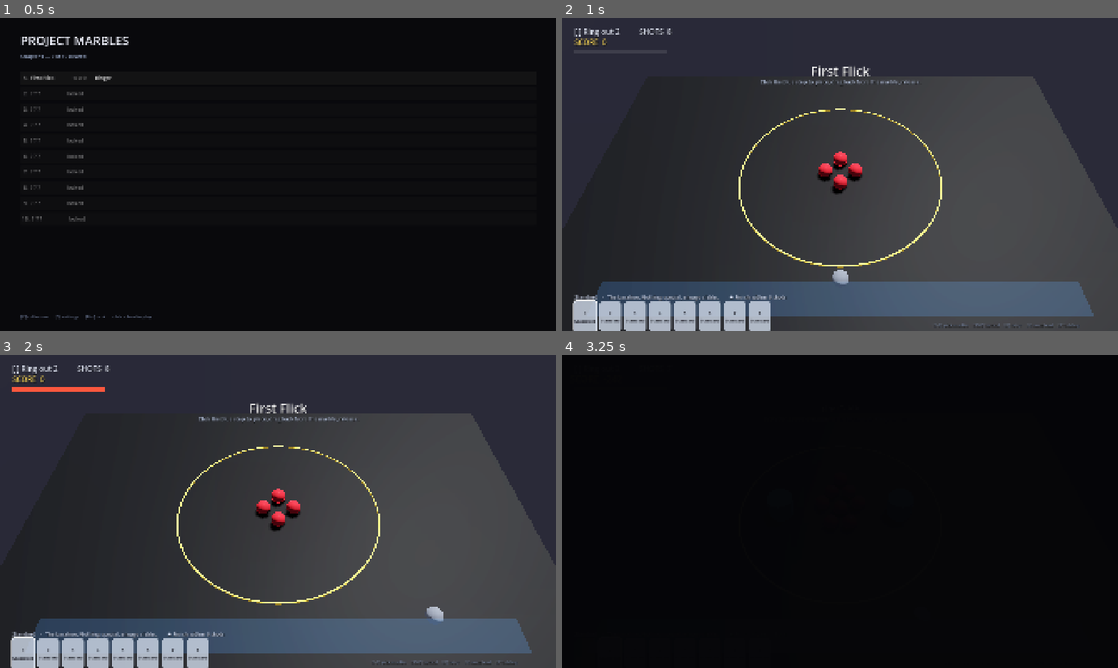
Above: before the commit, frames 1-4 (two rows, left to right).
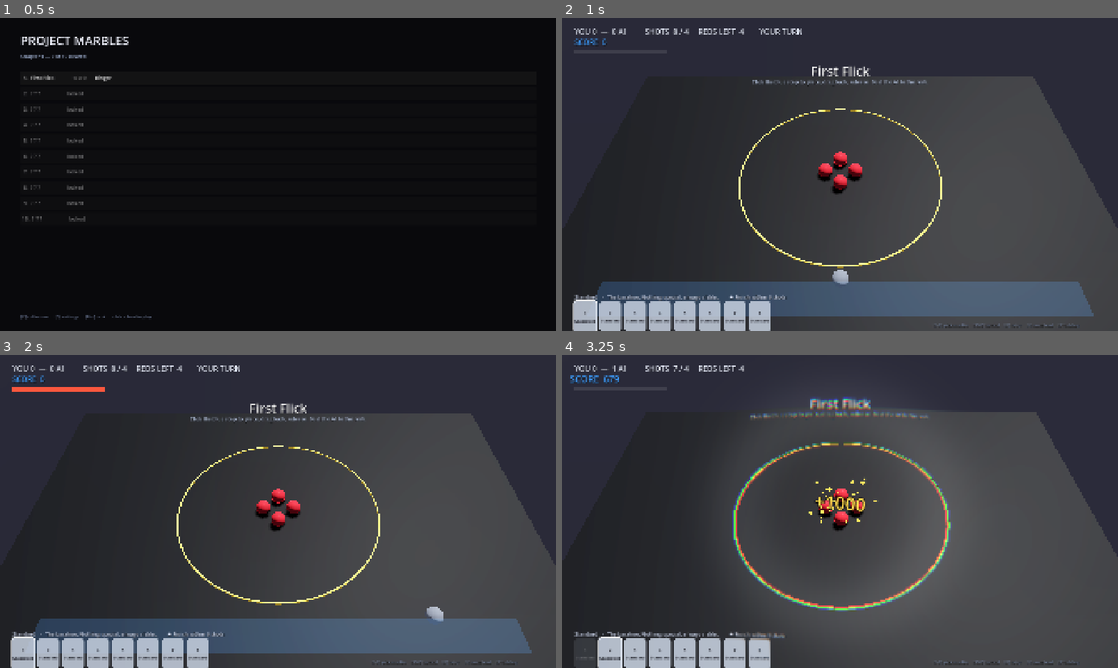
Above: after the commit, the same moments.

Repository: rookph-sys/Project_M
Game: Godot game, scene res://main.tscn
The game is run twice, just before and just after one commit, with the same random seed, the same clock (stepped at 60 frames per second) and the same inputs.
Inputs (mouse positions are in pixels of both pictures, inside the frame that each line leads up to):
- Up to frame 1 (0.5 s): no input
- Up to frame 2 (1 s): click "1. First Flick ☆☆☆ Ringer" at 0.5 s
- Up to frame 3 (2 s): tap Enter (confirm) at 1.25 s; move the mouse to (400, 495) at 1.27 s; hold N (next_level) from 1.28 s (still down); click (400, 495) at 1.42 s; tap P (prev_level) at 1.55 s
- Up to frame 4 (3.25 s): release N (next_level) at 2 s; drag from (728, 527) to (812, 574) at 2.02 s; move the mouse to (895, 442) at 2.77 s; hold C (collection) from 2.78 s (still down); click (895, 442) at 2.92 s; tap P (prev_level) at 3.05 s

Frame 1 is identical in both runs. In frame 2, 0.7% of the frame differs, in the area x 2-66%, y 3-22%; in frame 3, 0.7%; in frame 4, 100%, in the area x 0-100%, y 0-100%.

Commit message:
feat: an AI opponent in every level, and faster scoring feedback
Having an opponent is now a property of the level rather than the mode:
is_versus comes from the presence of ai_level, so Holes levels and
Trials can be contested too. Every primary objective becomes win_match;
the Trial 'additional' requirements stay, so unlocking Precision still
means actually landing a shot with it, now while also beating the AI.

The AI won both tutorial levels in testing, and a tutorial you lose is
not a tutorial, so the early opponent is handicapped by bag size: four
marbles against your eight on level 1, six on level 2, seven on level 3.
Difficulty steps up to Normal from level 6.

Scoring also arrived far too late. The cascade only started once the
whole board had stopped, so a marble could leave the ring and its points
not appear for seconds while something else trundled to a halt. It now
starts on the first scoring event and the shot ends when both the board
and the chain have finished. Beats shortened throughout.

Co-Authored-By: Claude Opus 5 <noreply@anthropic.com>

Diff:
--- a/scripts/game.gd
+++ b/scripts/game.gd
@@ -363,8 +363,10 @@
 		bag_used.append(false)
 	selected = 0
 
-	is_versus = level["mode"] == "duel"
-	has_ring = level["mode"] == "ringer" or level["mode"] == "duel"
+	# An opponent is a property of the level, not of the mode: a Holes level or
+	# a Trial can be contested too.
+	is_versus = level.has("ai_level")
+	has_ring = level["mode"] == "ringer"
 	match_points = [0, 0]
 	turn_actor = ACTOR_PLAYER
 	ai_bag.clear()
@@ -771,12 +773,11 @@
 
 	if moving == 0:
 		_stable_time += delta
-		if _stable_time >= RESOLVE_STABLE and not _cascade_running:
-			# Play the scoring chain out before deciding anything.
-			if _pending_pops.is_empty():
-				_end_shot()
-			else:
-				_run_cascade(_end_shot)
+		# The shot is over once the board has settled AND the scoring chain has
+		# finished playing out.
+		if _stable_time >= RESOLVE_STABLE and not _cascade_running \
+				and _pending_pops.is_empty():
+			_end_shot()
 	else:
 		_stable_time = 0.0
 
@@ -817,9 +818,16 @@
 				m.mark_captured("sunk")
 				_audio.sink()
 				if m.is_target and level["mode"] == "holes":
-					match_stats["sinks"] += 1
+					if is_versus:
+						match_points[turn_actor] += 1
+					if turn_actor == ACTOR_PLAYER:
+						match_stats["sinks"] += 1
 					_shot_ctx["sinks"] = _shot_ctx.get("sinks", 0) + 1
-					_pop(p, 1000, Color(0.5, 0.85, 1.0))
+					if is_versus and turn_actor != ACTOR_PLAYER:
+						_juice.popup(p, "AI +1", HALO_AI, 0)
+						_audio.score_event(0.7)
+					else:
+						_pop(p, 1000, Color(0.5, 0.85, 1.0))
 				elif not m.is_target:
 					score -= 250     # §40
 					match_stats["marbles_lost"] += 1
@@ -1540,17 +1548,23 @@
 ## you watch — it is most of what makes Balatro's scoring feel the way it does.
 func _score_feedback(at: Vector3, points: int, color: Color) -> void:
 	_pending_pops.append({"at": at, "points": points, "color": color})
-
-
-const CASCADE_GAP := 0.26          # seconds between links in a chain
-const CASCADE_FIRST := 0.10        # a shorter beat before the first
+	# Start draining straight away rather than waiting for the whole board to
+	# come to rest. Waiting made the chain read as a sequence, but it also meant
+	# a marble could leave the ring and the points not arrive for seconds while
+	# something else trundled to a halt.
+	if not _cascade_running:
+		_run_cascade()
+
+
+const CASCADE_GAP := 0.15          # seconds between links in a chain
+const CASCADE_FIRST := 0.02        # the first one lands almost immediately
 
 var _pending_pops: Array = []
 var _cascade_running := false
 
 
 ## Plays the queue out, then hands back to whoever asked.
-func _run_cascade(done: Callable) -> void:
+func _run_cascade(done: Callable = Callable()) -> void:
 	_cascade_running = true
 	var first := true
 	while not _pending_pops.is_empty():
@@ -1563,9 +1577,9 @@
 			return
 		_show_pop(_pending_pops.pop_front())
 	# A last beat so the final number is read before the banner lands on it.
-	await get_tree().create_timer(0.30, true, false, true).timeout
+	await get_tree().create_timer(0.14, true, false, true).timeout
 	_cascade_running = false
-	if is_inside_tree():
+	if is_inside_tree() and done.is_valid():
 		done.call()
 
 
@@ -1589,7 +1603,7 @@
 	_juice.popup(at, text, color, _combo_in_shot - 1)
 	_juice.combo(_combo_in_shot)
 	_juice.flash(color, 0.05 + _combo_in_shot * 0.02)
-	_juice.hit_stop(HIT_STOP_LIGHT + _combo_in_shot * 0.012)
+	_juice.hit_stop(0.02 + _combo_in_shot * 0.008)
 	_cam_shake = maxf(_cam_shake, 0.8 + _combo_in_shot * 0.25)
 	_cam_zoom = maxf(_cam_zoom, 0.3)
 	# Each link rings a step higher — the escalation is the reward.
--- a/scripts/levels.gd
+++ b/scripts/levels.gd
@@ -18,14 +18,18 @@
 	"bag": ["standard", "standard", "standard", "standard",
 			"standard", "standard", "standard", "standard"],
 	"available": ["standard"],
+	# Four marbles against your eight. The opponent is present from the first
+	# level, but a tutorial you lose is not a tutorial.
+	"ai_bag": ["standard", "standard", "standard", "standard"],
+	"ai_level": MarbleAI.Level.EASY,
 	"targets": [Vector2(-0.22, 0.00), Vector2(0.22, 0.00),
 				Vector2(0.00, 0.22), Vector2(0.00, -0.22)],
 	"holes": [], "bumpers": [],
 	"shots": 8,
-	"primary": [{"type": "ring_out", "count": 2}],
+	"primary": [{"type": "win_match"}],
 	"secondary": [{"type": "within_shots", "count": 6}],
 	"reward": {"deck_builder": true},
-	"hint": "Click the blue strip to place, drag back from the marble, release.",
+	"hint": "Click the blue strip to place, drag back, release. Beat the AI to the reds.",
 },
 {
 	"name": "Break the Cluster",
@@ -33,14 +37,17 @@
 	"bag": ["standard", "standard", "standard", "standard",
 			"standard", "standard", "standard", "standard"],
 	"available": ["standard"],
+	"ai_bag": ["standard", "standard", "standard", "standard",
+			   "standard", "standard"],
+	"ai_level": MarbleAI.Level.EASY,
 	"targets": [Vector2(-0.32, 0.00), Vector2(0.32, 0.00),
 				Vector2(-0.16, 0.28), Vector2(0.16, 0.28),
 				Vector2(-0.16, -0.28), Vector2(0.16, -0.28)],
 	"holes": [], "bumpers": [],
 	"shots": 8,
-	"primary": [{"type": "ring_out", "count": 4}],
+	"primary": [{"type": "win_match"}],
 	"secondary": [{"type": "multi_hit", "count": 1}],
-	"hint": "Six reds, four to clear. Hit the cluster off-centre to spread it.",
+	"hint": "Six reds and an opponent. Hit the cluster off-centre to spread it.",
 },
 {
 	"name": "Precision Trial",
@@ -49,12 +56,15 @@
 			"standard", "standard", "standard", "standard"],
 	"loaned": ["precision"],
 	"available": ["standard", "precision"],
+	"ai_bag": ["standard", "standard", "standard", "standard",
+			   "standard", "standard", "standard"],
+	"ai_level": MarbleAI.Level.EASY,
 	"targets": [Vector2(-0.40, 0.10), Vector2(-0.15, 0.10),
 				Vector2(0.10, 0.10), Vector2(0.35, 0.10),
 				Vector2(0.00, 0.40)],
 	"holes": [], "bumpers": [],
 	"shots": 7,
-	"primary": [{"type": "ring_out", "count": 3}],
+	"primary": [{"type": "win_match"}],
 	"additional": [{"type": "marble_hits_target", "marble": "precision", "count": 1}],
 	"secondary": [{"type": "within_shots", "count": 5}],
 	"reward": {"unlock": "precision"},
@@ -66,13 +76,16 @@
 	"bag": ["standard", "standard", "standard", "standard",
 			"standard", "standard", "precision", "precision"],
 	"available": ["standard", "precision"],
+	"ai_bag": ["standard", "standard", "standard", "standard",
+			   "standard", "standard", "precision", "standard"],
+	"ai_level": MarbleAI.Level.EASY,
 	"targets": [Vector2(-0.65, 0.20), Vector2(0.65, 0.20), Vector2(0.00, -0.45)],
 	"holes": [Vector2(0.00, 0.70)],
 	"bumpers": [],
 	"shots": 8,
-	"primary": [{"type": "sink", "count": 2}],
+	"primary": [{"type": "win_match"}],
 	"secondary": [{"type": "no_marble_lost"}],
-	"hint": "Sink two reds. Your own marble down the hole costs you 250.",
+	"hint": "Race the AI to the hole. Your own marble down it costs you 250.",
 },
 {
 	"name": "Heavy Trial",
@@ -81,13 +94,16 @@
 			"standard", "standard", "standard", "standard"],
 	"loaned": ["heavy"],
 	"available": ["standard", "precision", "heavy"],
+	"ai_bag": ["standard", "standard", "standard", "standard",
+			   "standard", "standard", "precision", "standard"],
+	"ai_level": MarbleAI.Level.EASY,
 	"targets": [Vector2(0.00, 0.00),
 				Vector2(0.27, 0.00), Vector2(-0.27, 0.00),
 				Vector2(0.14, 0.23), Vector2(-0.14, 0.23),
 				Vector2(0.14, -0.23), Vector2(-0.14, -0.23)],
 	"holes": [], "bumpers": [],
 	"shots": 7,
-	"primary": [{"type": "ring_out", "count": 5}],
+	"primary": [{"type": "win_match"}],
 	"additional": [{"type": "marble_rings_out", "marble": "heavy", "count": 1}],
 	"secondary": [{"type": "within_shots", "count": 5}],
 	"reward": {"unlock": "heavy"},
@@ -100,12 +116,15 @@
 			"standard", "standard", "precision", "heavy"],
 	"loaned": ["rubber"],
 	"available": ["standard", "precision", "heavy", "rubber"],
+	"ai_bag": ["standard", "standard", "standard", "standard",
+			   "standard", "precision", "heavy", "standard"],
+	"ai_level": MarbleAI.Level.NORMAL,
 	"targets": [Vector2(-0.50, 0.55), Vector2(0.00, 0.60),
 				Vector2(0.50, 0.55), Vector2(0.00, 0.90)],
 	"holes": [],
 	"bumpers": [Vector2(-0.62, -0.10), Vector2(0.62, -0.10)],
 	"shots": 7,
-	"primary": [{"type": "ring_out", "count": 3}],
+	"primary": [{"type": "win_match"}],
 	"additional": [{"type": "marble_bank_shot", "marble": "rubber", "count": 1}],
 	"secondary": [{"type": "multi_hit", "count": 1}],
 	"reward": {"unlock": "rubber"},
@@ -118,12 +137,15 @@
 			"standard", "precision", "heavy", "rubber"],
 	"loaned": ["magnet"],
 	"available": ["standard", "precision", "heavy", "rubber", "magnet"],
+	"ai_bag": ["standard", "standard", "standard", "standard",
+			   "precision", "heavy", "rubber", "standard"],
+	"ai_level": MarbleAI.Level.NORMAL,
 	"targets": [Vector2(-0.42, 0.35), Vector2(0.42, 0.35),
 				Vector2(0.00, 0.78), Vector2(0.00, -0.10)],
 	"holes": [Vector2(0.00, 0.35)],
 	"bumpers": [],
 	"shots": 7,
-	"primary": [{"type": "sink", "count": 2}],
+	"primary": [{"type": "win_match"}],
 	"additional": [{"type": "magnet_affects", "count": 2}],
 	"secondary": [{"type": "no_marble_lost"}],
 	"reward": {"unlock": "magnet"},
@@ -131,7 +153,7 @@
 },
 {
 	"name": "First Duel",
-	"mode": "duel",
+	"mode": "ringer",
 	"bag": ["standard", "standard", "standard", "precision",
 			"heavy", "rubber", "magnet", "standard"],
 	"available": ["standard", "precision", "heavy", "rubber", "magnet"],
@@ -151,7 +173,7 @@
 },
 {
 	"name": "Hold Your Ground",
-	"mode": "duel",
+	"mode": "ringer",
 	"bag": ["sticky", "standard", "standard", "precision",
 			"heavy", "rubber", "magnet", "standard"],
 	"loaned": ["sticky"],
@@ -173,7 +195,7 @@
 },
 {
 	"name": "Final Table",
-	"mode": "duel",
+	"mode": "ringer",
 	"bag": ["standard", "standard", "heavy", "heavy",
 			"rubber", "precision", "sticky", "magnet"],
 	"available": [],
--- a/tools/ai_test.gd
+++ b/tools/ai_test.gd
@@ -9,7 +9,7 @@
 ## of its shots achieve anything. An AI that cannot beat a bot firing roughly
 ## at the opposing marbles is not worth shipping.
 
-const MATCHES := 3
+const MATCHES := 1
 
 var _results := []
 
@@ -24,7 +24,7 @@
 	await physics_frame
 	await physics_frame
 
-	for level_idx in [7, 9]:      # First Duel (Easy) and Final Table (Normal)
+	for level_idx in range(Levels.count()):
 		print("")
 		var lvl: Dictionary = Levels.ALL[level_idx]
 		print("  %s — AI %s" % [lvl["name"],
Not shown, changed: docs/PROTOTYPE.md
